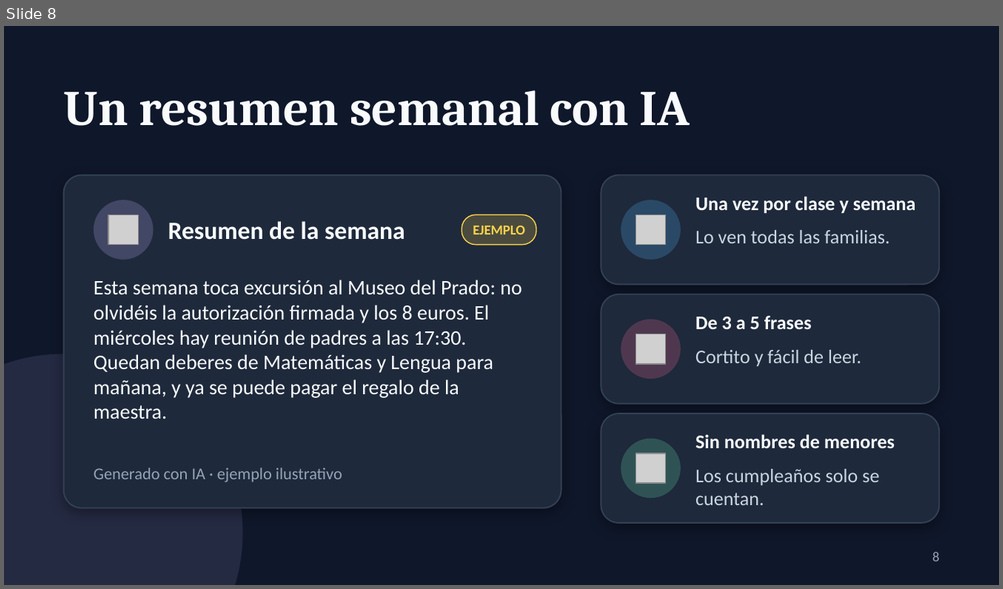
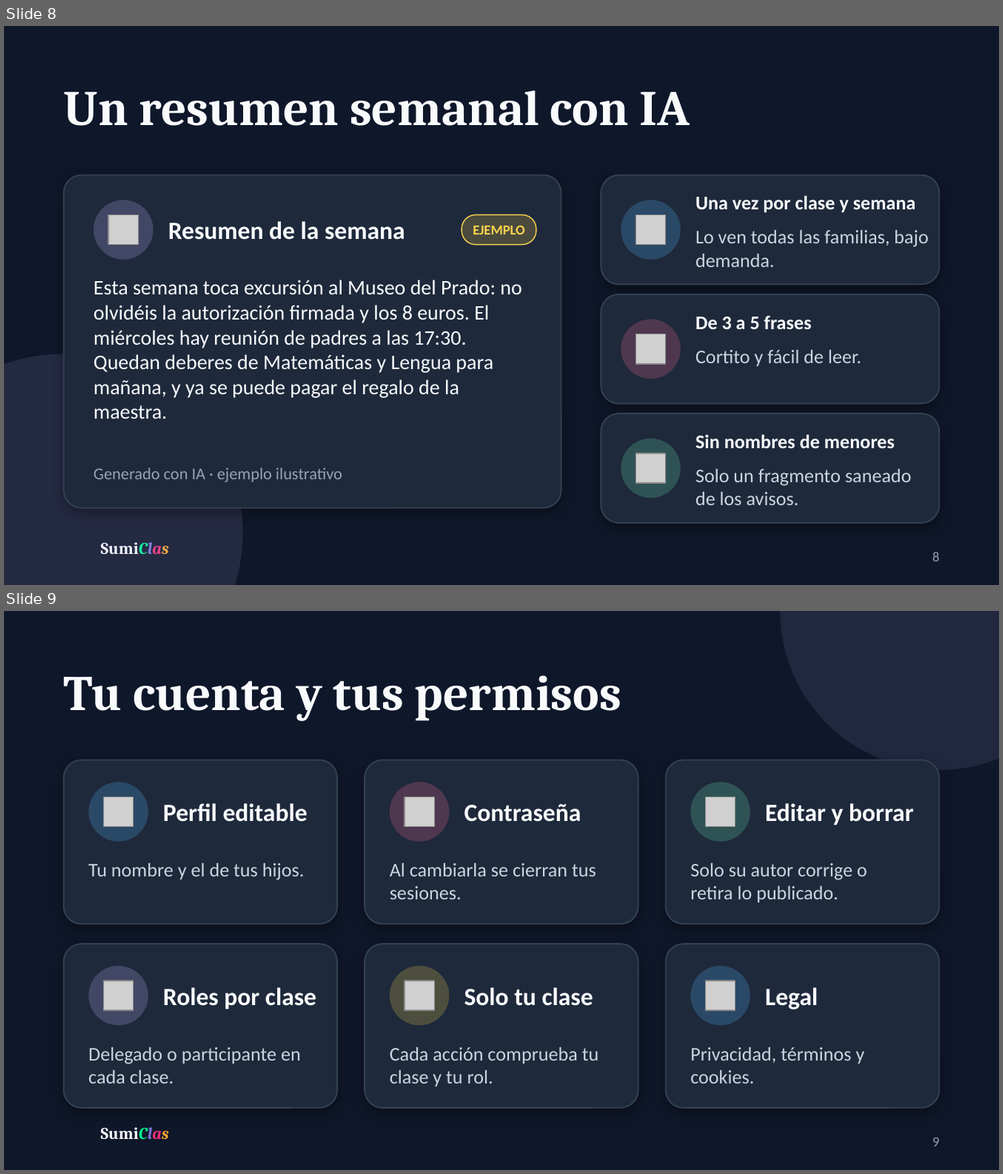
Before and after one commit to An4Fdez/SumiClas, a slide deck: docs/presentacion/SumiClas-presentacion.pptx. Shown one above the other, each under a label of ours: slide 8 before the commit, slides 8 and 9 after it. The pictures are 1003x589 and 1003x1174 pixels, drawn with LibreOffice and Linux fonts; fonts in the diff are those of the drawing; grey boxes stand for pictures; background and template pictures are left out. Boxes give left, top, right and bottom in pixels: in the first picture for what was removed or moved away, otherwise in the second. Text is boxed around its words. In the diff, an @@ line names an element or a change of style, - is before the commit and + after.

Commit message:
Presentacion actualizada: logo nuevo y su nombre con las letras de colores, funcionalidades hechas al dia (reclamaciones de objetos perdidos, perfil, edicion por el autor), tecnologia y arquitectura actuales, lo que viene separado de lo hecho y capturas nuevas del panel, avisos, calendario y deberes con el logo actual

```diff
--- a/docs/presentacion/SumiClas-presentacion.pptx
+++ b/docs/presentacion/SumiClas-presentacion.pptx
@@ slide 9 added at [4,611,999,1170], background #0F172A; not listed: 1 template element that a slide beside it also shows @@
@@ ellipse added at [780,611,999,770], fill #C4B5FD at 10% opacity @@
@@ title added at [64,675,621,721], 36 pt, text #F8FAFC, bold @@
+Tu cuenta y tus permisos
@@ rounded rectangle added at [64,760,337,924], fill #1E293B, outline #334155 1 pt @@
@@ rounded rectangle added at [365,760,638,924], fill #1E293B, outline #334155 1 pt @@
@@ rounded rectangle added at [666,760,939,924], fill #1E293B, outline #334155 1 pt @@
@@ ellipse added at [88,782,148,842], fill #59BCFF at 22% opacity @@
@@ ellipse added at [390,782,449,842], fill #FF6F97 at 22% opacity @@
@@ ellipse added at [690,782,750,842], fill #6EE9B4 at 22% opacity @@
@@ picture added at [103,797,134,827] @@
@@ text added at [163,803,307,822], 18 pt, text #F8FAFC, bold @@
+Perfil editable
@@ picture added at [405,797,435,827] @@
@@ text added at [464,804,581,822], 18 pt, text #F8FAFC, bold @@
+Contraseña
@@ picture added at [706,797,735,827] @@
@@ text added at [765,803,913,826], 18 pt, text #F8FAFC, bold @@
+Editar y borrar
@@ text added at [88,863,304,880], 14 pt, text #CBD5E1 @@
+Tu nombre y el de tus hijos.
@@ text added at [390,863,596,900], 14 pt, text #CBD5E1 @@
+Al cambiarla se cierran tus sesiones.
@@ text added at [690,863,867,903], 14 pt, text #CBD5E1 @@
+Solo su autor corrige o retira lo publicado.
@@ rounded rectangle added at [64,944,337,1108], fill #1E293B, outline #334155 1 pt @@
@@ rounded rectangle added at [365,944,638,1108], fill #1E293B, outline #334155 1 pt @@
@@ rounded rectangle added at [666,944,939,1108], fill #1E293B, outline #334155 1 pt @@
@@ ellipse added at [88,966,148,1025], fill #C4B5FD at 22% opacity @@
@@ picture added at [103,981,134,1011] @@
@@ text added at [163,988,316,1010], 18 pt, text #F8FAFC, bold @@
+Roles por clase
@@ ellipse added at [390,966,449,1025], fill #FCD34D at 22% opacity @@
@@ picture added at [405,981,435,1011] @@
@@ text added at [464,988,593,1006], 18 pt, text #F8FAFC, bold @@
+Solo tu clase
@@ ellipse added at [690,966,750,1025], fill #59BCFF at 22% opacity @@
@@ picture added at [706,981,735,1011] @@
@@ text added at [765,988,817,1010], 18 pt, text #F8FAFC, bold @@
+Legal
@@ text added at [88,1048,301,1084], 14 pt, text #CBD5E1 @@
+Delegado o participante en cada clase.
@@ text added at [390,1048,598,1087], 14 pt, text #CBD5E1 @@
+Cada acción comprueba tu clase y tu rol.
@@ text added at [690,1048,865,1084], 14 pt, text #CBD5E1 @@
+Privacidad, términos y cookies.
@@ page number added at [932,1138,939,1147], 10 pt, text #94A3B8 @@
+9
@@ slide 8 changed as well @@
@@ text at [695,230,928,267]: text changed @@
-Lo ven todas las familias.
+Lo ven todas las familias, bajo demanda.
@@ text at [695,469,911,506]: text changed @@
-Los cumpleaños solo se cuentan.
+Solo un fragmento saneado de los avisos.
@@ text added at [101,543,169,554], 12 pt, text #F8FAFC, bold @@
+SumiClas
```
Also in this commit, not shown: 12 other slides changed.
